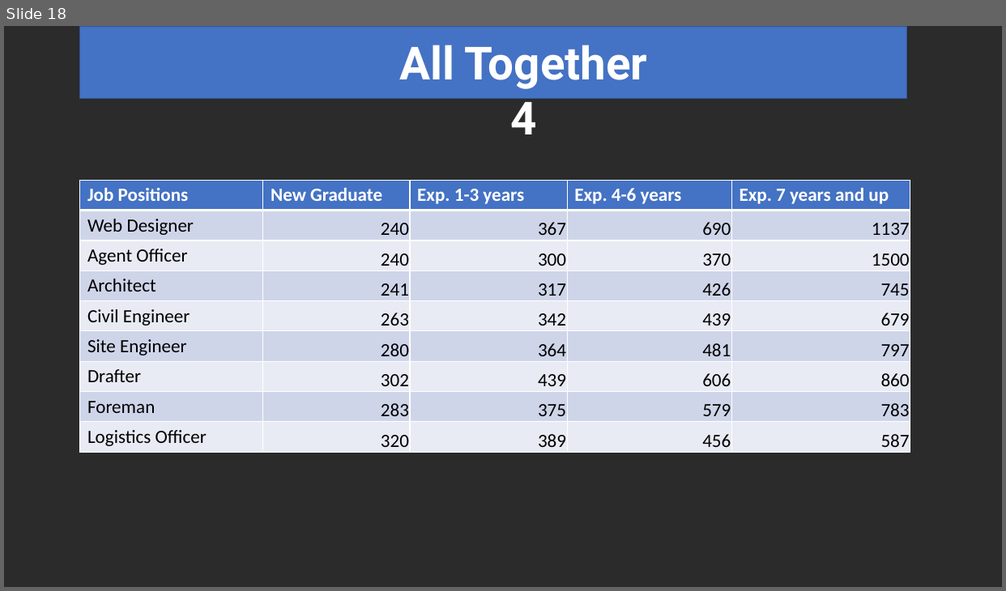
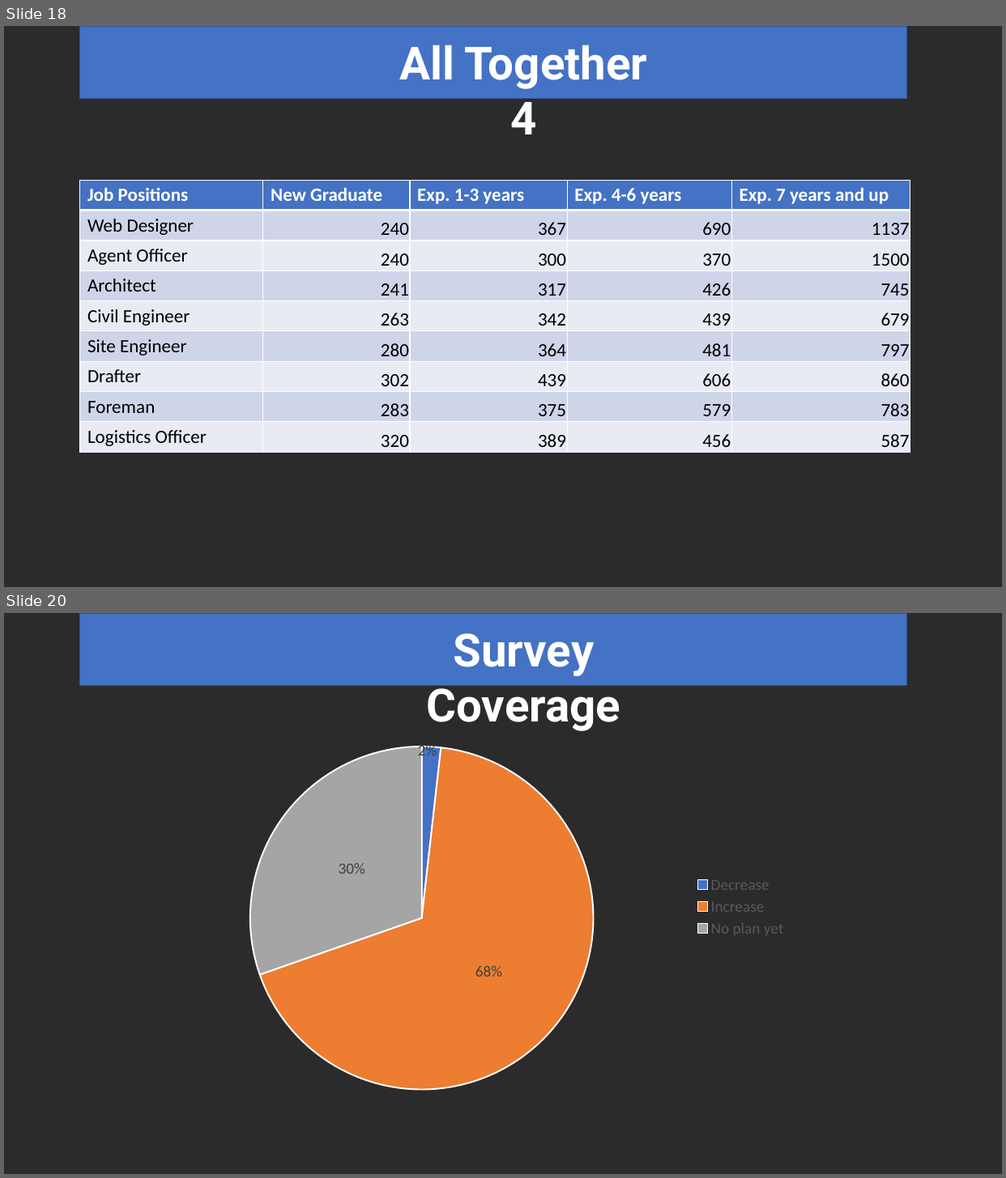
Before and after one commit to Phoud/108salarysurvey2, a slide deck: Presentation/Presentation.pptx. Shown one above the other, each under a label of ours: slide 18 before the commit, slides 18 and 20 after it; the slides between them are not shown. The pictures are 1006x591 and 1006x1178 pixels, drawn with LibreOffice and Linux fonts; fonts in the diff are those of the drawing; background and template pictures are left out; a plain dark background stands for a picture behind light text. Boxes give left, top, right and bottom in pixels: in the first picture for what was removed or moved away, otherwise in the second. Text is boxed around its words. In the diff, an @@ line names an element or a change of style, - is before the commit and + after.

```diff
--- a/Presentation/Presentation.pptx
+++ b/Presentation/Presentation.pptx
@@ slide 20 added at (x1=4, y1=613, x2=1002, y2=1174), background picture (left out) @@
@@ rectangle added at (x1=80, y1=613, x2=908, y2=686), fill #4472C4, outline #325491 1 pt @@
@@ text added at (x1=426, y1=633, x2=620, y2=731), 44 pt, text #FFFFFF, bold @@
+Survey Coverage
@@ pie chart added at (x1=151, y1=713, x2=795, y2=1101) @@
+categories: Decrease, Increase, No plan yet, (blank)
+Series 1: 2, 68, 30, 0
```
Also in this commit, not shown: 2 other slides added, 1 other file.
